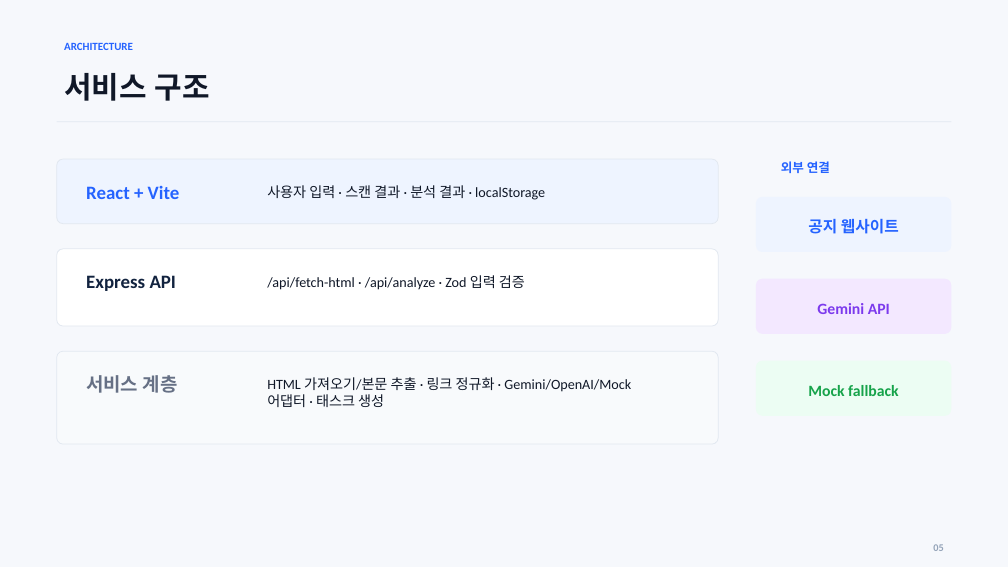
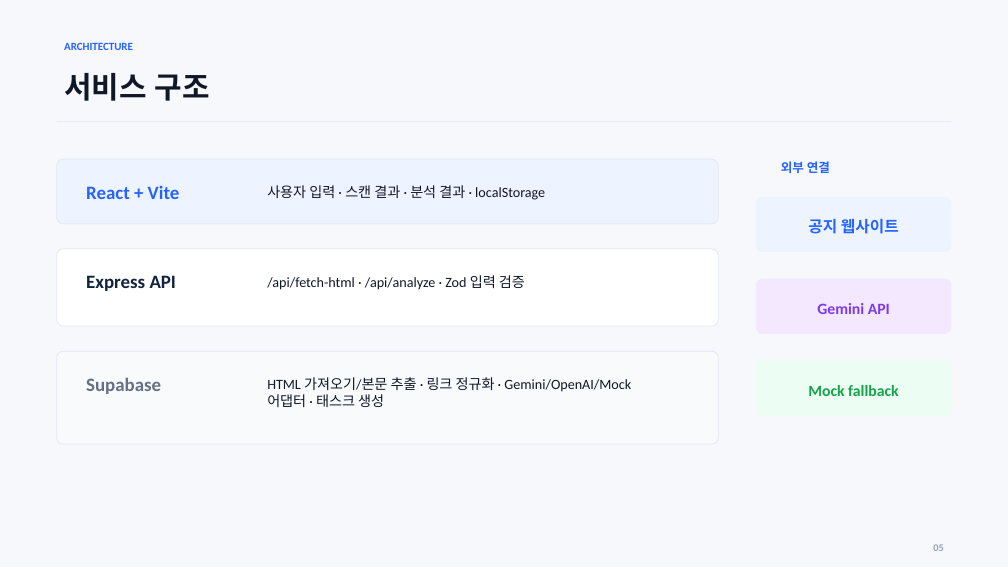
Before and after one commit to Mureung1/hub-showcase, a slide deck: slide 5 of output/presentation/수정본.pptx. Drawn at 1008x567 pixels with LibreOffice and Linux fonts; fonts in the diff are those of the drawing. Boxes give left, top, right and bottom in pixels: in the first picture for what was removed or moved away, otherwise in the second. Text is boxed around its words. In the diff, an @@ line names an element or a change of style, - is before the commit and + after.

```diff
--- a/output/presentation/수정본.pptx
+++ b/output/presentation/수정본.pptx
@@ text at [86, 378, 161, 394]: text changed @@
-서비스 계층
+Supabase
```
Also in this commit, not shown: 1 other slide changed.
